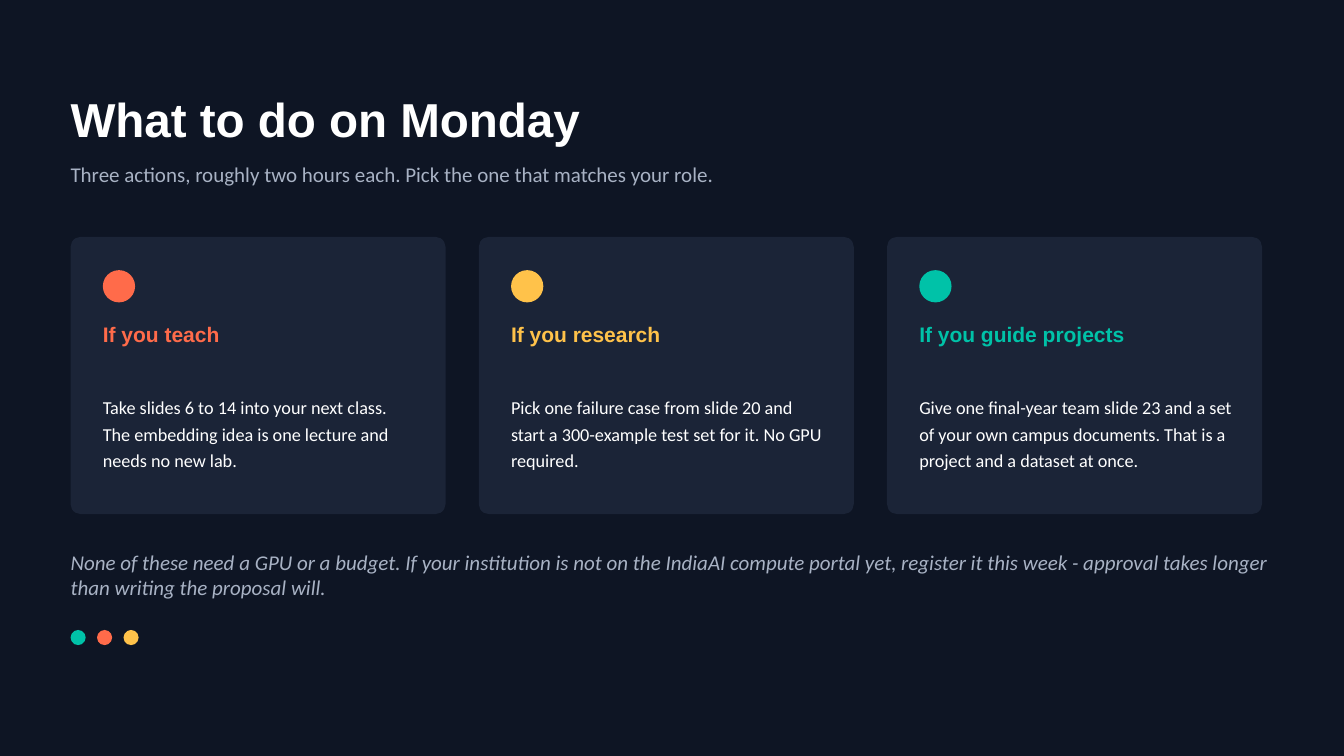
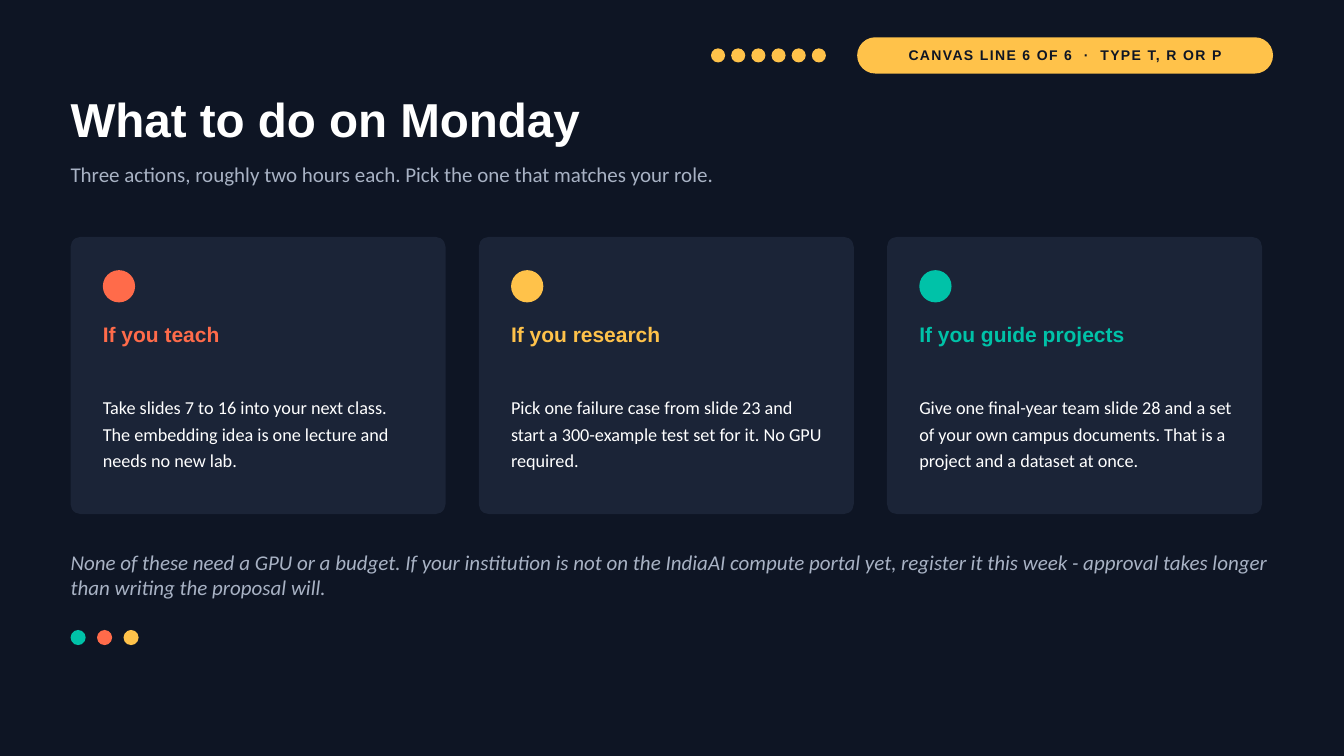
Before and after one commit to lksmangai/DeepLearning, a slide deck: slide 46 of Multimodal-AI-ATAL-FDP-Deck.pptx (slide 37 before the commit). Drawn at 1344x756 pixels with LibreOffice and Linux fonts; fonts in the diff are those of the drawing. Boxes give left, top, right and bottom in pixels: in the first picture for what was removed or moved away, otherwise in the second. Text is boxed around its words. In the diff, an @@ line names an element or a change of style, - is before the commit and + after.

```diff
--- a/Multimodal-AI-ATAL-FDP-Deck.pptx
+++ b/Multimodal-AI-ATAL-FDP-Deck.pptx
@@ ellipse added at <box>711,48,725,63</box>, fill #FFC24A @@
@@ ellipse added at <box>731,48,745,63</box>, fill #FFC24A @@
@@ ellipse added at <box>751,48,765,63</box>, fill #FFC24A @@
@@ ellipse added at <box>771,48,785,63</box>, fill #FFC24A @@
@@ ellipse added at <box>791,48,806,63</box>, fill #FFC24A @@
@@ ellipse added at <box>812,48,826,63</box>, fill #FFC24A @@
@@ rounded rectangle added at <box>857,37,1273,74</box>, fill #FFC24A @@
@@ text added at <box>909,50,1221,63</box>, 10 pt, text #0E1524, bold @@
+CANVAS LINE 6 OF 6 · TYPE T, R OR P
@@ text at <box>103,401,389,467</box>: text changed @@
-Take slides 6 to 14 into your next class. The embedding idea is one lecture and needs no new lab.
+Take slides 7 to 16 into your next class. The embedding idea is one lecture and needs no new lab.
@@ text at <box>511,401,822,470</box>: text changed @@
-Pick one failure case from slide 20 and start a 300-example test set for it. No GPU required.
+Pick one failure case from slide 23 and start a 300-example test set for it. No GPU required.
@@ text at <box>919,401,1231,470</box>: text changed @@
-Give one final-year team slide 23 and a set of your own campus documents. That is a project and a dataset at once.
+Give one final-year team slide 28 and a set of your own campus documents. That is a project and a dataset at once.
```
Also in this commit, not shown: 18 other slides changed, 14 slides added.
